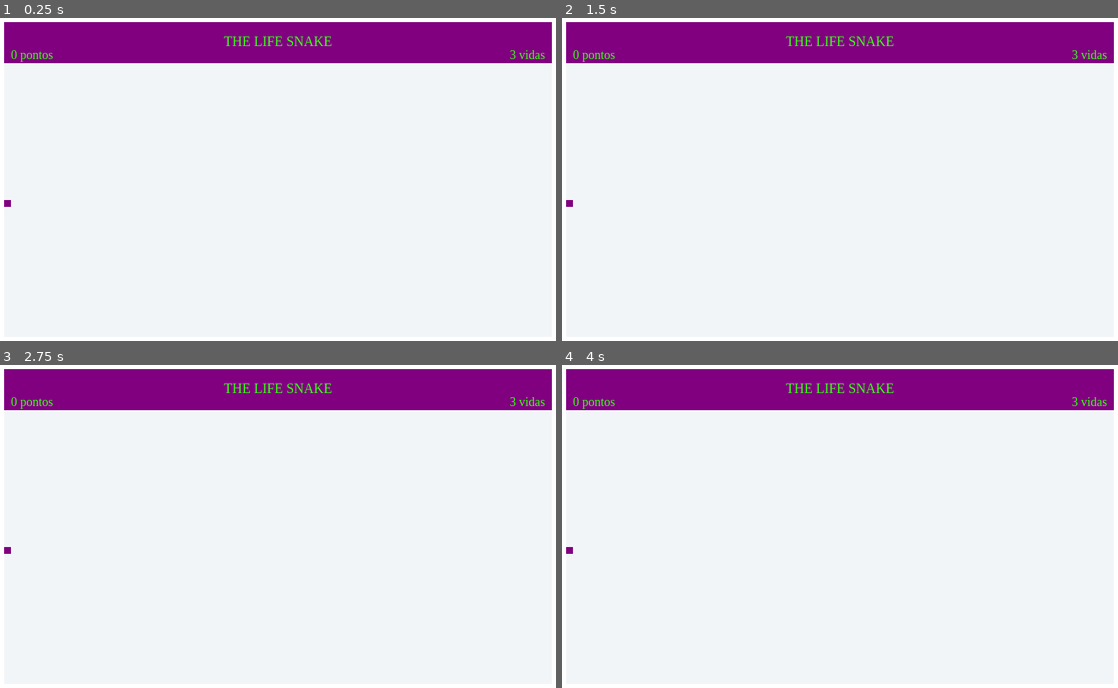
Above: before the commit, frames 1-4 (two rows, left to right).
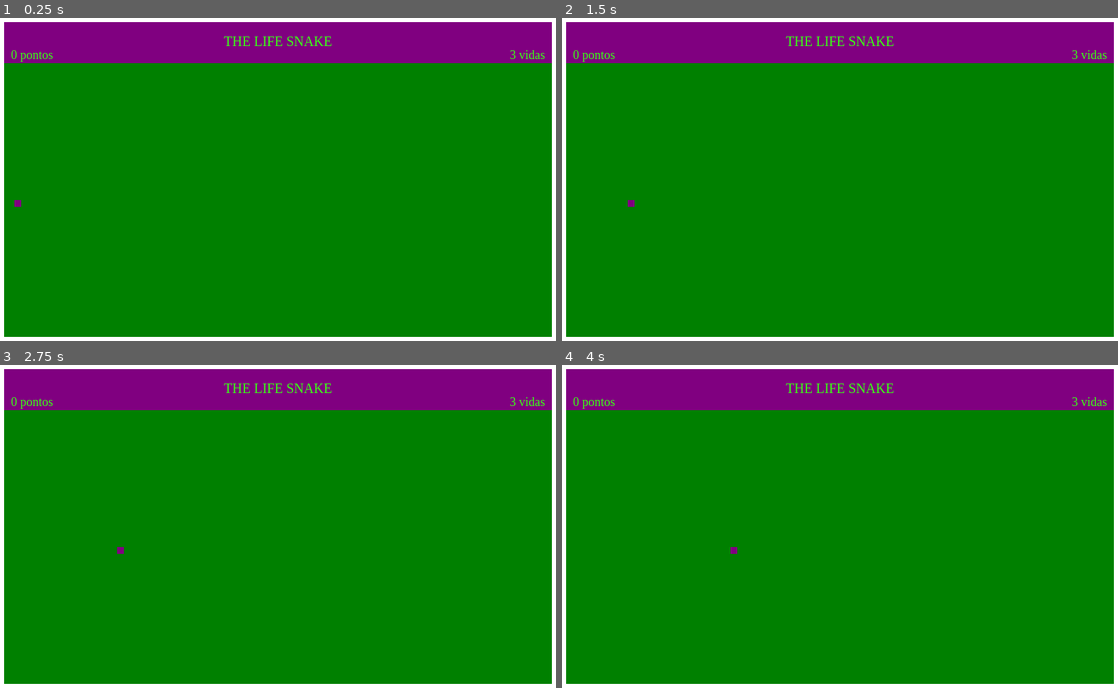
Above: after the commit, the same moments.

Repository: AlessandraRosil/jogoCobrinha
Game: browser game, page index.html
Two runs of this game, one before a commit and one after it. Both use one fixed random seed, a clock stepped at 60 frames per second and the inputs below.
Inputs:
- Up to frame 1 (0.25 s): no input
- Up to frame 2 (1.5 s): hold Right from 1.03 s (still down)
- Up to frame 3 (2.75 s): release Right at 1.53 s; hold Left 1.58-2.15 s; hold Right from 2.2 s (still down)
- Up to frame 4 (4 s): release Right at 2.87 s; hold Left 2.92-3.35 s; hold Right 3.4-3.9 s; hold Left from 3.95 s (still down)

The runs differ from the first frame. In frame 1, 83% of the frame differs, in the area x 0-100%, y 13-99%; in frame 2, 83%; in frame 3, 83%; in frame 4, 83%.

Commit message:
Criacao do jogo

Diff:
--- a/cobra.js
+++ b/cobra.js
@@ -10,6 +10,11 @@
     {
         canvasCtx.fillStyle=this.cor;
         canvasCtx.fillRect(this.x,this.y,this.tamanho,this.tamanho)
+    },
+    mover(){
+        if (this.direcao == 'direita') this.x++;
+        if (this.direcao == 'esquerda') this.x--;
+        if (this.direcao == 'cima') this.y--;
+        if (this.direcao == 'baixo') this.y++;
     }
 }
-cobra.desenhar();
--- a/index.html
+++ b/index.html
@@ -13,5 +13,6 @@
   <script src="cobra.js"></script>
   <script src="placar.js"></script>
   <script src="maca.js"></script>
+  <script src="jogo.js"></script>
 </body>
 </html>
--- /dev/null
+++ b/jogo.js
@@ -0,0 +1,15 @@
+function jogar(){
+    tela.desenhar();
+    cobra.desenhar();
+    placar.desenhar();
+    cobra.mover();
+    requestAnimationFrame(jogar);
+}
+jogar();
+
+document.addEventListener("keydown", (evento)=> {
+    if (evento.key == 6 ) cobra.direcao = "direita";
+    if (evento.key == 2 ) cobra.direcao = "baixo";
+    if (evento.key == 8 ) cobra.direcao = "cima";
+    if (evento.key == 4 ) cobra.direcao = "esquerda";
+})
--- a/placar.js
+++ b/placar.js
@@ -23,4 +23,3 @@
     }
 
 }
-placar.desenhar();
--- a/tela.js
+++ b/tela.js
@@ -1,6 +1,6 @@
 const tela =
     {
-    cor:"#F2F5F7",
+    cor:"green",
     altura:400,
     largura:800,
     desenhar()
@@ -9,4 +9,3 @@
             canvasCtx.fillRect(0,60,this.largura,this.altura)
         }
     }
-tela.desenhar();
